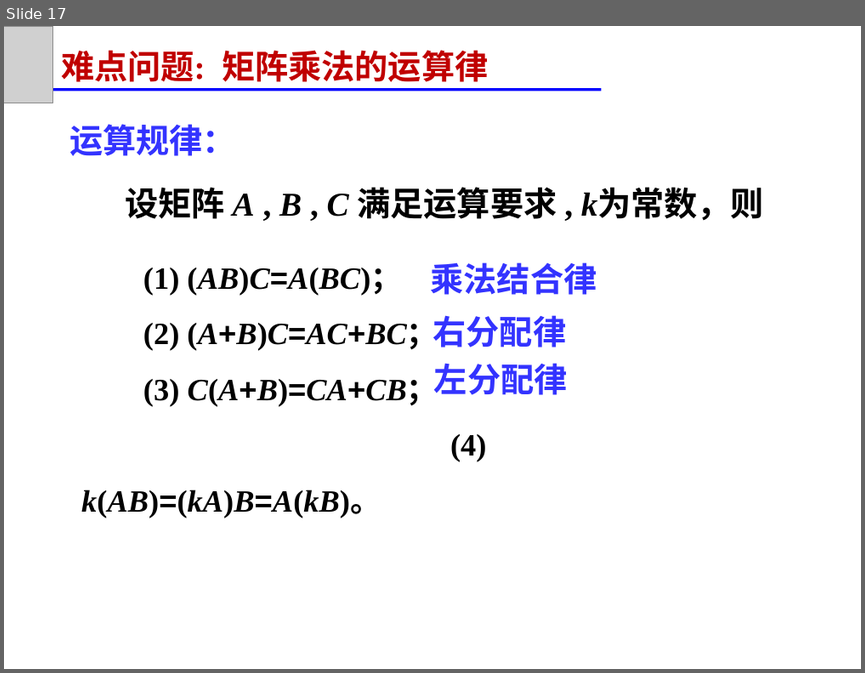
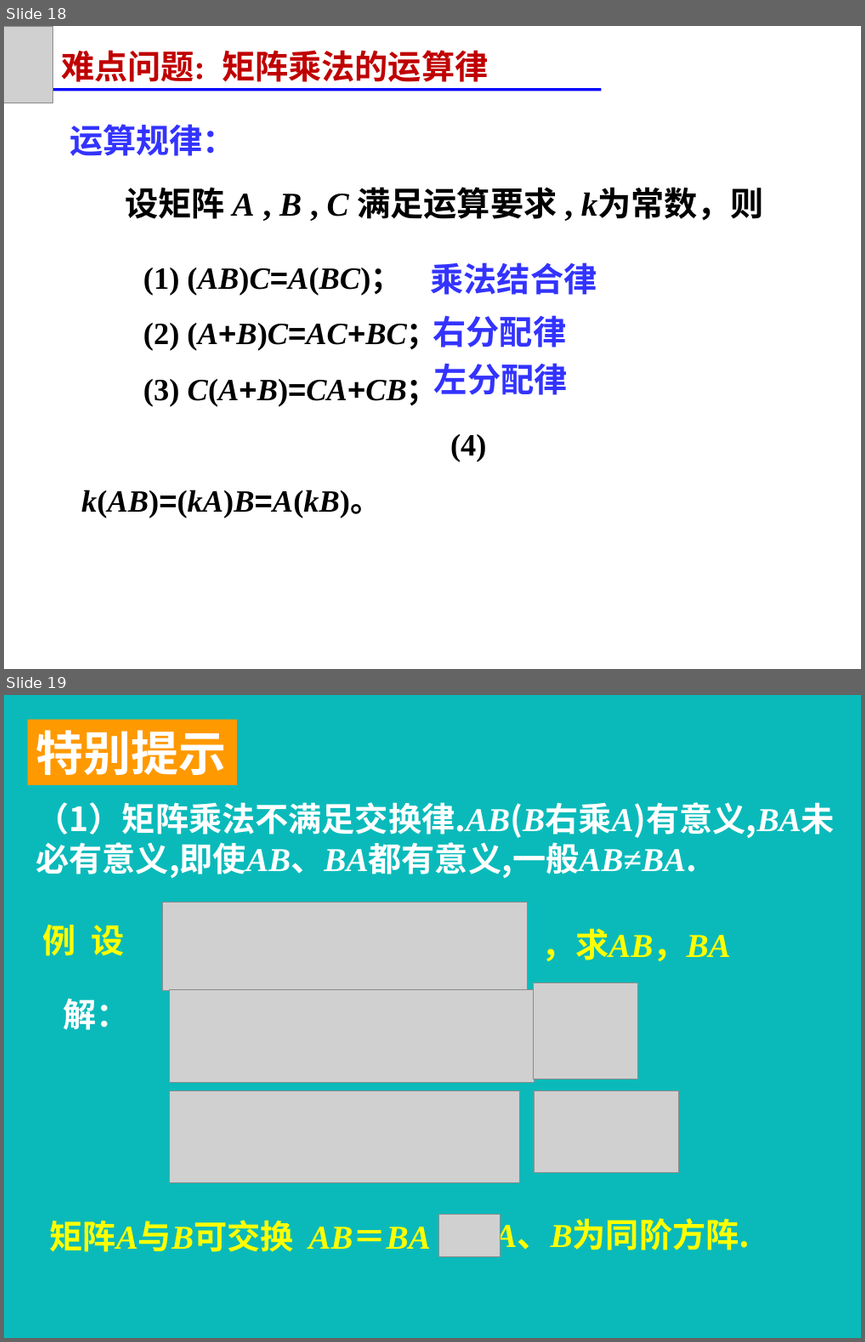
Before and after one commit to zeemeil/zeemeil.github.io, a slide deck: files/2025_2_LM/1024_0202.pptx. Shown one above the other, each under a label of ours: slide 17 before the commit, slides 18 and 19 after it. The pictures are 865x673 and 865x1342 pixels, drawn with LibreOffice and Linux fonts; fonts in the diff are those of the drawing; grey boxes stand for pictures. Boxes give left, top, right and bottom in pixels: in the first picture for what was removed or moved away, otherwise in the second. Text is boxed around its words. In the diff, an @@ line names an element or a change of style, - is before the commit and + after.

```diff
--- a/files/2025_2_LM/1024_0202.pptx
+++ b/files/2025_2_LM/1024_0202.pptx
@@ slide 19 added at (x1=4, y1=695, x2=861, y2=1338), background #0ABABA @@
@@ rectangle added at (x1=27, y1=719, x2=236, y2=785), fill #FF9900, 40 pt, text #FFFFFF, bold @@
+特别提示
@@ text added at (x1=36, y1=802, x2=835, y2=879), 28 pt, text #FFFFFF, bold @@
+（1）矩阵乘法不满足交换律.AB(B右乘A)有意义,BA未必有意义,即使AB、BA都有意义,一般AB≠BA.
@@ picture added at (x1=162, y1=902, x2=527, y2=990) @@
@@ text added at (x1=43, y1=925, x2=125, y2=956), 28 pt, text #FFFF00, bold @@
+例 设
@@ text added at (x1=542, y1=928, x2=731, y2=961), 28 pt, text #FFFF00, bold, italic @@
+，求AB，BA
@@ text added at (x1=63, y1=998, x2=129, y2=1030), 28 pt, text #FFFFFF, bold @@
+解：
@@ picture added at (x1=170, y1=989, x2=534, y2=1083) @@
@@ picture added at (x1=534, y1=983, x2=638, y2=1080) @@
@@ picture added at (x1=170, y1=1091, x2=520, y2=1183) @@
@@ picture added at (x1=534, y1=1091, x2=678, y2=1172) @@
@@ text added at (x1=49, y1=1219, x2=431, y2=1252), 28 pt, text #FFFF00, bold @@
+矩阵A与B可交换 AB＝BA
@@ picture added at (x1=439, y1=1214, x2=500, y2=1256) @@
@@ text added at (x1=494, y1=1221, x2=749, y2=1253), 28 pt, text #FFFF00, bold @@
+A、B为同阶方阵.
@@ what was slide 17 is now slide 18 @@
```
Also in this commit, not shown: 10 other slides added, 21 other files.
